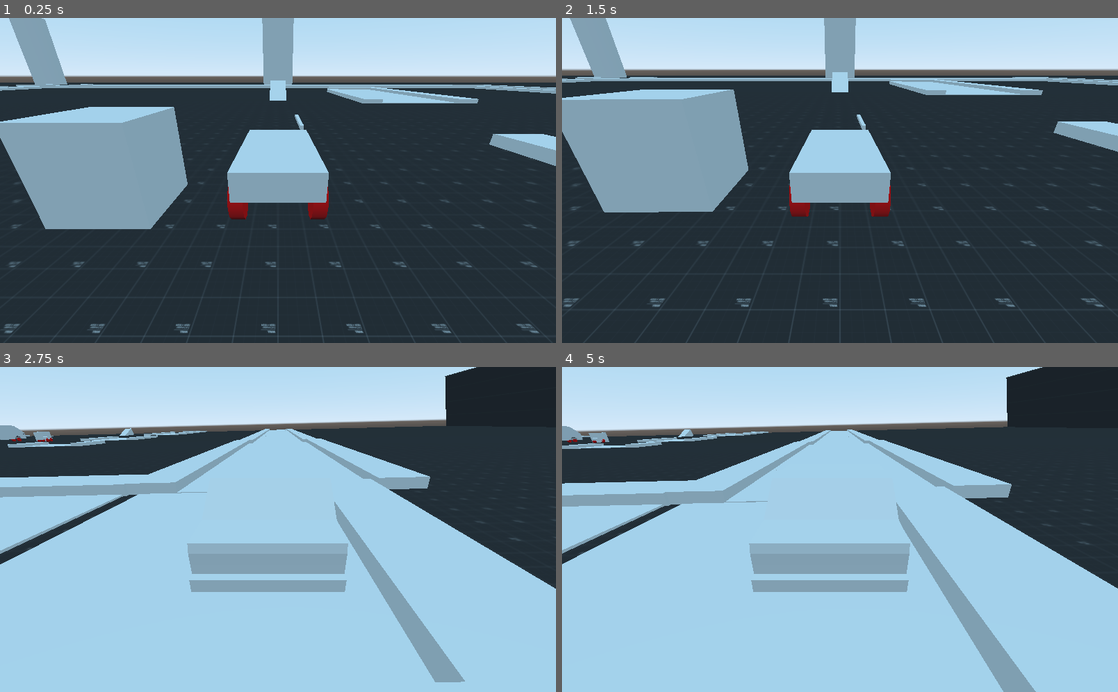
Above: before the commit, frames 1-4 (two rows, left to right).
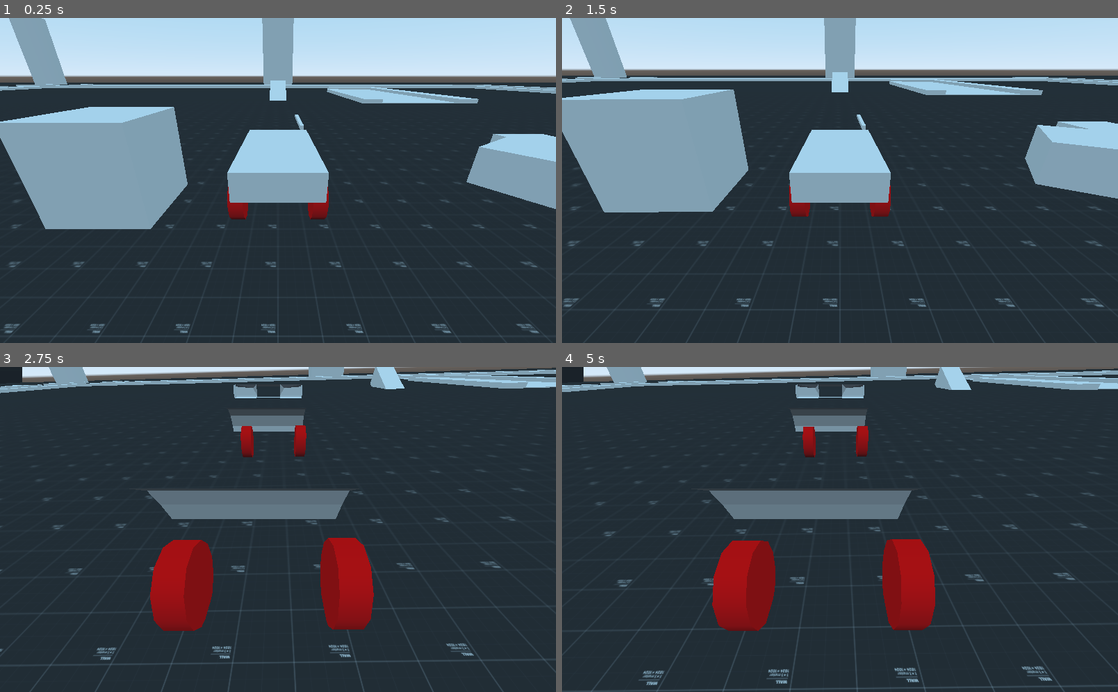
Above: after the commit, the same moments.

Repository: Dev-RoMa/carDrive-Godot-
Game: Godot game, scene res://game.tscn
Two runs of this game, one before a commit and one after it. Both use one fixed random seed, a clock stepped at 60 frames per second and the inputs below.
Inputs:
- Up to frame 1 (0.25 s): no input
- Up to frame 2 (1.5 s): hold D (right) 0.53-1.28 s; tap Down (back2) at 0.6 s; tap C (changeCamera) at 0.8, 1.35 s; hold S (back) from 1.28 s (still down)
- Up to frame 3 (2.75 s): tap V (changeCamera2) at 1.55, 2.1 s; release S (back) at 2.03 s; hold D (right) from 2.03 s (still down); tap Up (forward2) at 2.3 s
- Up to frame 4 (5 s): release D (right) at 2.78 s; hold W (forward) 2.78-3.53 s; tap Up (forward2) at 2.85 s; tap Right (left2) at 3.05, 3.6 s; hold A (left) from 3.53 s (still down); tap Left (right2) at 3.8, 4.35 s; tap Down (back2) at 4.55 s

The runs differ from the first frame. In frame 1, 2.4% of the frame differs, in the area x 83-100%, y 36-59%; in frame 2, 3.0%; in frame 3, 82%; in frame 4, 82%, in the area x 0-100%, y 0-100%.

Commit message:
Add files via upload

Diff:
--- /dev/null
+++ b/Enemy.gd
@@ -0,0 +1,89 @@
+extends KinematicBody
+#gravity
+var gravity = 15
+#idle rotation
+var xlocation = rand_range(-360,360)
+var zlocation = rand_range(-360,360)
+#folowing player
+var harass = false
+#player escape event
+var player_escape = false
+#face direction of player
+onready var target = get_parent().get_node("Player")
+var rot_speed = 0.05
+#map navigation
+onready var agent : NavigationAgent = $NavigationAgent
+onready var target_location : Node = $"res://car.gd"
+var speed = 5
+var minimum_speed = 3
+var idle_speed = rand_range(minimum_speed, speed)
+var move_or_not = [true, false]
+var start_move = move_or_not[randi() % move_or_not.size()]
+
+func _on_Area_body_entered(body):
+ if body.name == ("Player"):
+  rot_speed = 0.1
+  harass = true
+
+func _process(delta):
+ if harass == true:
+  if $"../Player" != null:
+   #face direction of player
+   var global_pos = self.global_transform.origin
+   var target_pos = target.global_transform.origin
+   var wtransform = self.global_transform.looking_at(Vector3(target_pos.x, global_pos.y, target_pos.z), Vector3.UP)
+   var wrotation = Quat(global_transform.basis).slerp(Quat(wtransform.basis), rot_speed)
+   self.global_transform = Transform(Basis(wrotation), global_pos)
+
+   #set player location
+   agent.set_target_location(target_location.transform.origin)
+   #move to player
+   var next = agent.get_next_location()
+   var velocity = (next - transform.origin).normalized() * speed  * delta
+   move_and_collide(velocity)
+ elif player_escape == false:
+  #idle action
+  var global_pos = self.global_transform.origin
+  var wtransform = self.global_transform.looking_at(Vector3(xlocation, global_pos.y, zlocation), Vector3.UP)
+  var wrotation = Quat(global_transform.basis).slerp(Quat(wtransform.basis), rot_speed)
+  self.global_transform = Transform(Basis(wrotation), global_pos)
+  if start_move == true:
+   var velocity = global_transform.basis.z.normalized() * idle_speed * delta
+   move_and_collide(-velocity)
+ else:
+  #enemy look at player when player escape
+  var global_pos = self.global_transform.origin
+  var target_pos = target.global_transform.origin
+  var wtransform = self.global_transform.looking_at(Vector3(target_pos.x, global_pos.y, target_pos.z), Vector3.UP)
+  var wrotation = Quat(global_transform.basis).slerp(Quat(wtransform.basis), rot_speed)
+  self.global_transform = Transform(Basis(wrotation), global_pos)
+
+ if not is_on_floor():
+  move_and_collide(-global_transform.basis.y.normalized() * gravity * delta)
+
+func _on_Area_body_exited(body):
+ if body.name == ("Player"):
+  rot_speed = 0.05
+  harass = false
+  #when player escape enemy wait and look at player
+  player_escape = true
+  $Timer2.start()
+
+#timer for random looking
+func _on_Timer_timeout():
+ $Timer.set_wait_time(rand_range(4,8))
+ xlocation = rand_range(-360,360)
+ zlocation = rand_range(-360,360)
+ #random speed of idle move
+ idle_speed = rand_range(minimum_speed, speed)
+ #enemy will move or just look around
+ start_move = move_or_not[randi() % move_or_not.size()]
+ $Timer.start()
+
+func _on_NavigationAgent_velocity_computed(safe_velocity):
+ move_and_collide(safe_velocity)
+
+
+func _on_Timer2_timeout():
+ #enemy going back to idle action
+ player_escape = false
--- a/car2.gd
+++ b/car2.gd
@@ -3,51 +3,7 @@
 var cur_hit = 10
 var max_hit = 10
 
-var max_rpm = 500
-var max_torque = 200
-
 func _physics_process(delta):
-	steering = lerp(steering, Input.get_axis("left2","right2")* 0.4, 5*delta)
-	var acceleration = Input.get_axis("back2","forward2")
-	var rpm = $rear_left_wheel.get_rpm()
-	$rear_left_wheel.engine_force = acceleration * max_torque * ( 1 - rpm/max_rpm)
-	rpm = $rear_right_wheel.get_rpm()
-	$rear_right_wheel.engine_force = acceleration * max_torque * ( 1 - rpm/max_rpm)
 #	#dead_car
 	if cur_hit <= 0:
 		engine_force = 0
-
-##vehicle cameras
-func _process(_delta):
-	if Input.is_action_just_pressed("changeCamera2"):
-		$Camera.set_current(true)
-
-
-#------------------------------------------------
-
-
-#
-
-
-
-#------------------------------------------------
-#onready var health = max_health setget _set_health
-#signal health_updated(health)
-#signal killed()
-#
-#export (float) var max_health = 100
-#
-#func damage(amount):
-#	_set_health(health - amount)
-#
-#func kill():
-#	pass
-#
-#func _set_health(value):
-#	var prev_health = health
-#	health = clamp(value, 0, max_health)
-#	if health != prev_health:
-#		emit_signal("health_updated", health)
-#		if health == 0:
-#			kill()
-#			emit_signal("killed")
--- /dev/null
+++ b/car3.gd
@@ -0,0 +1,53 @@
+extends VehicleBody
+
+var cur_hit = 10
+var max_hit = 10
+
+var max_rpm = 500
+var max_torque = 200
+
+func _physics_process(delta):
+	steering = lerp(steering, Input.get_axis("left2","right2")* 0.4, 5*delta)
+	var acceleration = Input.get_axis("back2","forward2")
+	var rpm = $rear_left_wheel.get_rpm()
+	$rear_left_wheel.engine_force = acceleration * max_torque * ( 1 - rpm/max_rpm)
+	rpm = $rear_right_wheel2.get_rpm()
+	$rear_right_wheel2.engine_force = acceleration * max_torque * ( 1 - rpm/max_rpm)
+#	#dead_car
+	if cur_hit <= 0:
+		engine_force = 0
+
+##vehicle cameras
+func _process(_delta):
+	if Input.is_action_just_pressed("changeCamera2"):
+		$Camera.set_current(true)
+
+
+#------------------------------------------------
+
+
+#
+
+
+
+#------------------------------------------------
+#onready var health = max_health setget _set_health
+#signal health_updated(health)
+#signal killed()
+#
+#export (float) var max_health = 100
+#
+#func damage(amount):
+#	_set_health(health - amount)
+#
+#func kill():
+#	pass
+#
+#func _set_health(value):
+#	var prev_health = health
+#	health = clamp(value, 0, max_health)
+#	if health != prev_health:
+#		emit_signal("health_updated", health)
+#		if health == 0:
+#			kill()
+#			emit_signal("killed")
--- a/game.tscn
+++ b/game.tscn
@@ -6,18 +6,8 @@
 [ext_resource path="res://car2.gd" type="Script" id=4]
 [ext_resource path="res://best.dae" type="PackedScene" id=5]
 [ext_resource path="res://Dark/texture_01.png" type="Texture" id=6]
-
-[sub_resource type="SpatialMaterial" id=1]
-flags_world_triplanar = true
-albedo_texture = ExtResource( 1 )
-uv1_triplanar = true
-
-[sub_resource type="CubeMesh" id=2]
-material = SubResource( 1 )
-size = Vector3( 250, 1, 250 )
-
-[sub_resource type="ConcavePolygonShape" id=3]
-data = PoolVector3Array( -25, 0.5, 25, 25, 0.5, 25, -25, -0.5, 25, 25, 0.5, 25, 25, -0.5, 25, -25, -0.5, 25, 25, 0.5, -25, -25, 0.5, -25, 25, -0.5, -25, -25, 0.5, -25, -25, -0.5, -25, 25, -0.5, -25, 25, 0.5, 25, 25, 0.5, -25, 25, -0.5, 25, 25, 0.5, -25, 25, -0.5, -25, 25, -0.5, 25, -25, 0.5, -25, -25, 0.5, 25, -25, -0.5, -25, -25, 0.5, 25, -25, -0.5, 25, -25, -0.5, -25, 25, 0.5, 25, -25, 0.5, 25, 25, 0.5, -25, -25, 0.5, 25, -25, 0.5, -25, 25, 0.5, -25, -25, -0.5, 25, 25, -0.5, 25, -25, -0.5, -25, 25, -0.5, 25, 25, -0.5, -25, -25, -0.5, -25 )
+[ext_resource path="res://car3.gd" type="Script" id=7]
+[ext_resource path="res://Enemy.gd" type="Script" id=8]
 
 [sub_resource type="CubeMesh" id=4]
 size = Vector3( 1.5, 0.5, 3 )
@@ -67,6 +57,18 @@
 
 [sub_resource type="BoxShape" id=18]
 
+[sub_resource type="SpatialMaterial" id=1]
+flags_world_triplanar = true
+albedo_texture = ExtResource( 1 )
+uv1_triplanar = true
+
+[sub_resource type="CubeMesh" id=2]
+material = SubResource( 1 )
+size = Vector3( 250, 1, 250 )
+
+[sub_resource type="ConcavePolygonShape" id=3]
+data = PoolVector3Array( -25, 0.5, 25, 25, 0.5, 25, -25, -0.5, 25, 25, 0.5, 25, 25, -0.5, 25, -25, -0.5, 25, 25, 0.5, -25, -25, 0.5, -25, 25, -0.5, -25, -25, 0.5, -25, -25, -0.5, -25, 25, -0.5, -25, 25, 0.5, 25, 25, 0.5, -25, 25, -0.5, 25, 25, 0.5, -25, 25, -0.5, -25, 25, -0.5, 25, -25, 0.5, -25, -25, 0.5, 25, -25, -0.5, -25, -25, 0.5, 25, -25, -0.5, 25, -25, -0.5, -25, 25, 0.5, 25, -25, 0.5, 25, 25, 0.5, -25, -25, 0.5, 25, -25, 0.5, -25, 25, 0.5, -25, -25, -0.5, 25, 25, -0.5, 25, -25, -0.5, -25, 25, -0.5, 25, 25, -0.5, -25, -25, -0.5, -25 )
+
 [sub_resource type="CylinderMesh" id=21]
 
 [sub_resource type="CylinderShape" id=23]
@@ -167,17 +169,13 @@
 
 [sub_resource type="BoxShape" id=70]
 
+[sub_resource type="CubeMesh" id=71]
+
+[sub_resource type="BoxShape" id=72]
+
+[sub_resource type="CylinderShape" id=73]
+
 [node name="game" type="Spatial"]
-
-[node name="ground" type="MeshInstance" parent="."]
-transform = Transform( 1, 0, 0, 0, 1, 0, 0, 0, 1, 0.073597, 0.0343606, 0.212569 )
-mesh = SubResource( 2 )
-
-[node name="StaticBody" type="StaticBody" parent="ground"]
-
-[node name="CollisionShape" type="CollisionShape" parent="ground/StaticBody"]
-transform = Transform( 5, 0, 0, 0, 1, 0, 0, 0, 5, 0, 0, 0 )
-shape = SubResource( 3 )
 
 [node name="car" type="VehicleBody" parent="."]
 transform = Transform( 1, 0, 0, 0, 1, 0, 0, 0, 1, 0, 1.61184, 0 )
@@ -312,7 +310,7 @@
 mesh = SubResource( 7 )
 
 [node name="rear_right_wheel" type="VehicleWheel" parent="car2"]
-transform = Transform( 1, 0, 0, 0, 1, 0, 0, 0, 1, -0.580119, 0.00677395, -1.24913 )
+transform = Transform( 1, 0, 0, 0, 1, 0, 0, 0, 1, -0.58012, 0.00677395, -1.24913 )
 use_as_traction = true
 wheel_radius = 0.4
 suspension_stiffness = 50.0
@@ -338,6 +336,7 @@
 
 [node name="car3" type="VehicleBody" parent="."]
 transform = Transform( 1, 0, 0, 0, 1, 0, 0, 0, 1, 12.6211, 1.32859, 0 )
+script = ExtResource( 7 )
 
 [node name="CollisionShape" type="CollisionShape" parent="car3"]
 transform = Transform( 1, 0, 0, 0, 1, 0, 0, 0, 1, 0.251816, 2.1969, 0 )
@@ -438,6 +437,16 @@
 [node name="CollisionShape" type="CollisionShape" parent="wallw/StaticBody"]
 shape = SubResource( 18 )
 
+[node name="ground" type="MeshInstance" parent="."]
+transform = Transform( 1, 0, 0, 0, 1, 0, 0, 0, 1, 0.073597, 0.0343606, 0.212569 )
+mesh = SubResource( 2 )
+
+[node name="StaticBody" type="StaticBody" parent="ground"]
+
+[node name="CollisionShape" type="CollisionShape" parent="ground/StaticBody"]
+transform = Transform( 5, 0, 0, 0, 1, 0, 0, 0, 5, 0, 0, 0 )
+shape = SubResource( 3 )
+
 [node name="objects" type="Node" parent="."]
 
 [node name="building_circular" type="MeshInstance" parent="objects"]
@@ -461,7 +470,7 @@
 [node name="ramp" type="MeshInstance" parent="objects"]
 transform = Transform( 1, 0, 0, 0, 1.69047, -0.906308, 0, 3.62523, 0.422618, 0, 0.0636013, 25.5809 )
 mesh = SubResource( 25 )
-skeleton = NodePath("../..")
+skeleton = NodePath("../../../..")
 
 [node name="StaticBody" type="StaticBody" parent="objects/ramp"]
 
@@ -501,7 +510,7 @@
 [node name="sidewalk2" type="MeshInstance" parent="objects/intersection"]
 transform = Transform( 1, 0, 0, 0, 1, 0, 0, 0, 3.2, 56.3123, 0, 67.2762 )
 mesh = SubResource( 36 )
-skeleton = NodePath("../../..")
+skeleton = NodePath("../../../../..")
 
 [node name="StaticBody" type="StaticBody" parent="objects/intersection/sidewalk2"]
 
@@ -1041,3 +1050,33 @@
 
 [node name="CollisionShape" type="CollisionShape" parent="objects/longRoad7/road/StaticBody"]
 shape = SubResource( 32 )
+
+[node name="Enemy" type="KinematicBody" parent="."]
+transform = Transform( 1, 0, 0, 0, 1, 0, 0, 0, 1, -7.37746, 2.38494, 0 )
+script = ExtResource( 8 )
+
+[node name="MeshInstance" type="MeshInstance" parent="Enemy"]
+transform = Transform( 1, 0, 0, 0, 0.5, 0, 0, 0, 2, 0, 0, 0 )
+mesh = SubResource( 71 )
+
+[node name="CollisionShape" type="CollisionShape" parent="Enemy"]
+transform = Transform( 1, 0, 0, 0, 0.5, 0, 0, 0, 2, 0, 0, 0 )
+shape = SubResource( 72 )
+
+[node name="Area" type="Area" parent="Enemy"]
+
+[node name="CollisionShape" type="CollisionShape" parent="Enemy/Area"]
+transform = Transform( 25, 0, 0, 0, 0.5, 0, 0, 0, 25, 0, 0, 0 )
+shape = SubResource( 73 )
+
+[node name="Timer" type="Timer" parent="Enemy"]
+wait_time = 3.0
+one_shot = true
+autostart = true
+
+[node name="NavigationAgent" type="NavigationAgent" parent="Enemy"]
+
+[node name="Timer2" type="Timer" parent="Enemy"]
+wait_time = 6.0
+one_shot = true
+autostart = true
Not shown, changed: READMEPLS.txt
Not shown: 1 places in game.tscn that only renumber resources
